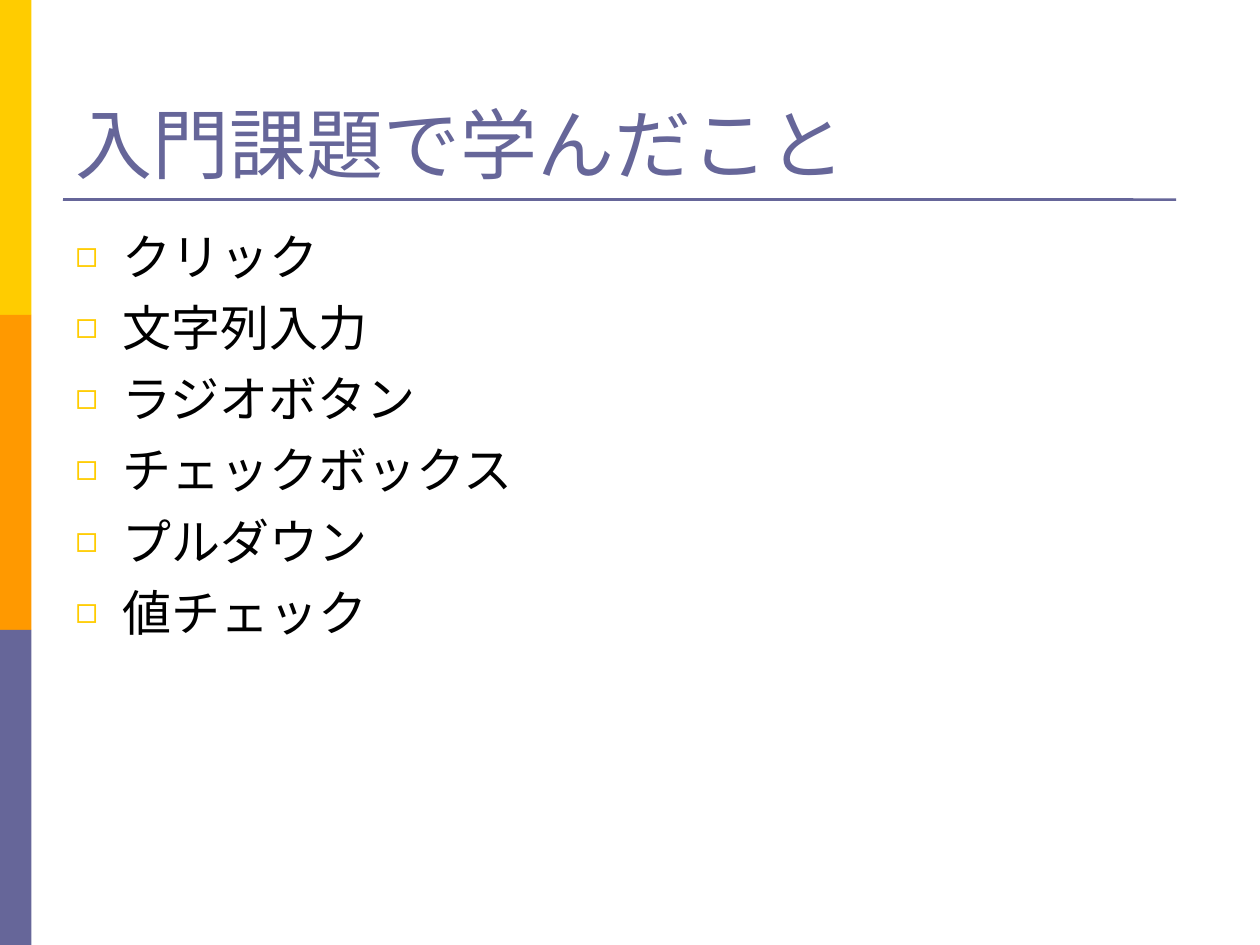
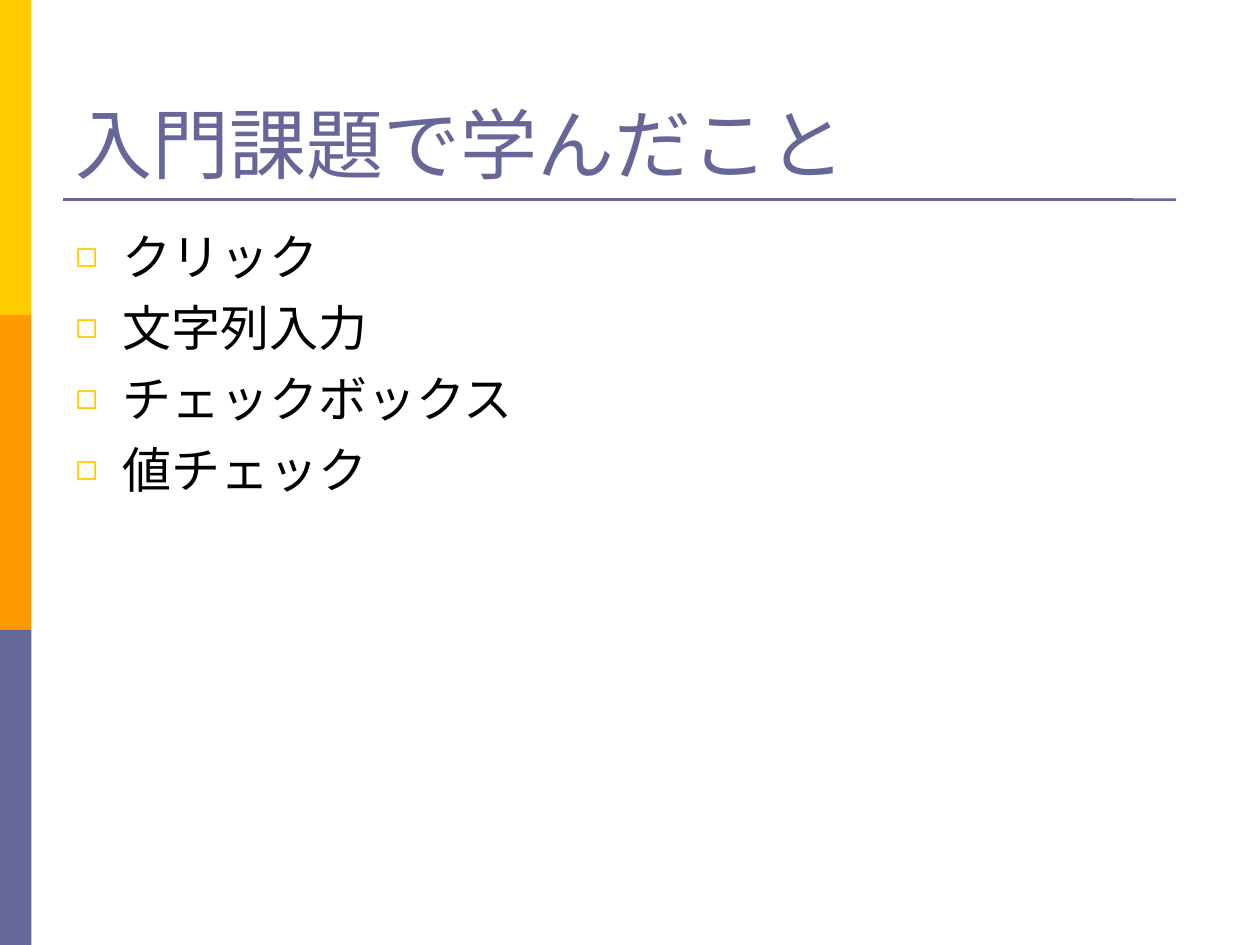
Before and after one commit to SoftwareTestAutomationResearch/STARHOTEL-Teaching-Materials-Simple, a slide deck: slide 30 of teacher/Slide.ppt (slide 33 before the commit). Drawn at 1260x945 pixels with LibreOffice and Linux fonts; fonts in the diff are those of the drawing. Boxes give left, top, right and bottom in pixels: in the first picture for what was removed or moved away, otherwise in the second. Text is boxed around its words. In the diff, an @@ line names an element or a change of style, - is before the commit and + after.

```diff
--- a/teacher/Slide.ppt
+++ b/teacher/Slide.ppt
@@ text at <box>123,377,416,419</box>: paragraph removed @@
-◻ ラジオボタン
@@ text at <box>123,518,368,563</box>: paragraph removed @@
-◻ プルダウン
```
Also in this commit, not shown: 14 other slides changed, 3 slides added, 40 slides removed, 3 other files.
